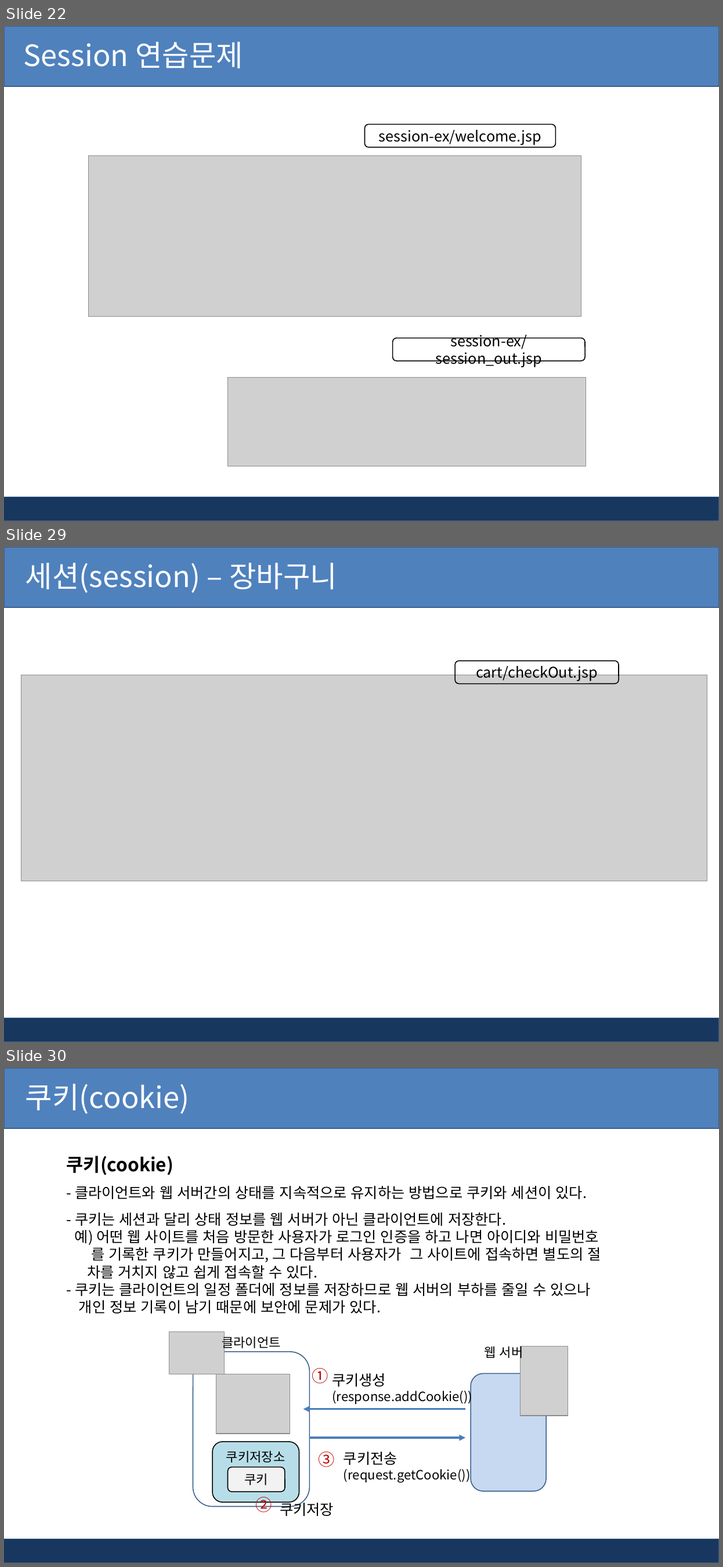
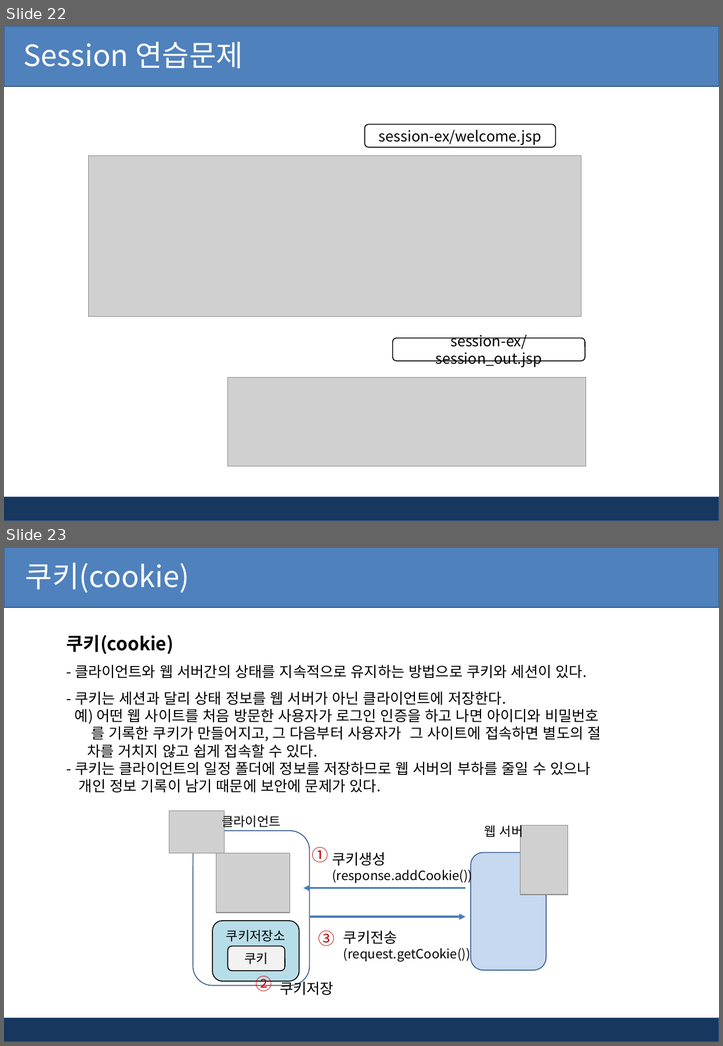
Before and after one commit to kiyongee2/green_project_web, a slide deck: jsp_ppt/5장. jsp 세션과 쿠키.pptx. Shown one above the other, each under a label of ours: slides 22, 29 and 30 before the commit, slides 22 and 23 after it; the slides between them are not shown. The pictures are 723x1567 and 723x1046 pixels, drawn with LibreOffice and Linux fonts; fonts in the diff are those of the drawing; grey boxes stand for pictures; background and template pictures are left out. Boxes give left, top, right and bottom in pixels: in the first picture for what was removed or moved away, otherwise in the second. Text is boxed around its words. In the diff, an @@ line names an element or a change of style, - is before the commit and + after.

```diff
--- a/jsp_ppt/5장. jsp 세션과 쿠키.pptx
+++ b/jsp_ppt/5장. jsp 세션과 쿠키.pptx
@@ slide 29 removed at (4, 547, 719, 1042), background #FFFFFF; not listed: 2 template elements that a slide beside it also shows @@
@@ text removed at (25, 563, 337, 593) @@
-세션(session) – 장바구니
@@ rounded rectangle removed at (455, 661, 618, 683) @@
-cart/checkOut.jsp
@@ picture removed at (21, 675, 707, 882) @@
@@ what was slide 30 is now slide 23 @@
```
Also in this commit, not shown: 6 other slides removed, 3 other files.
